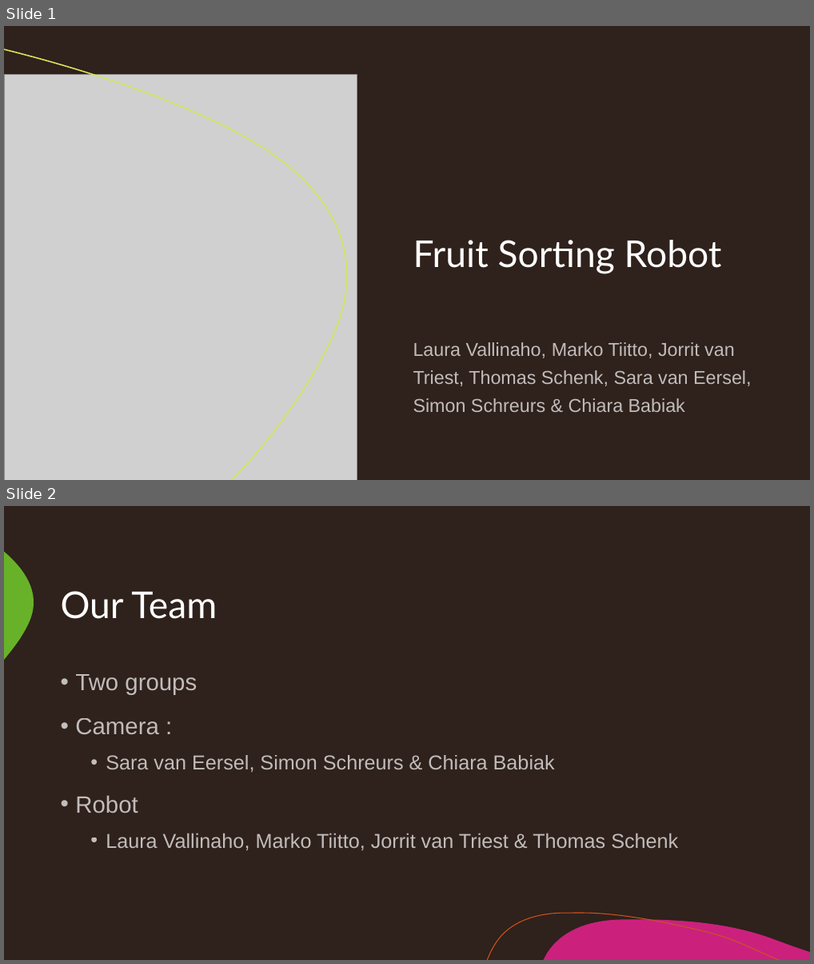
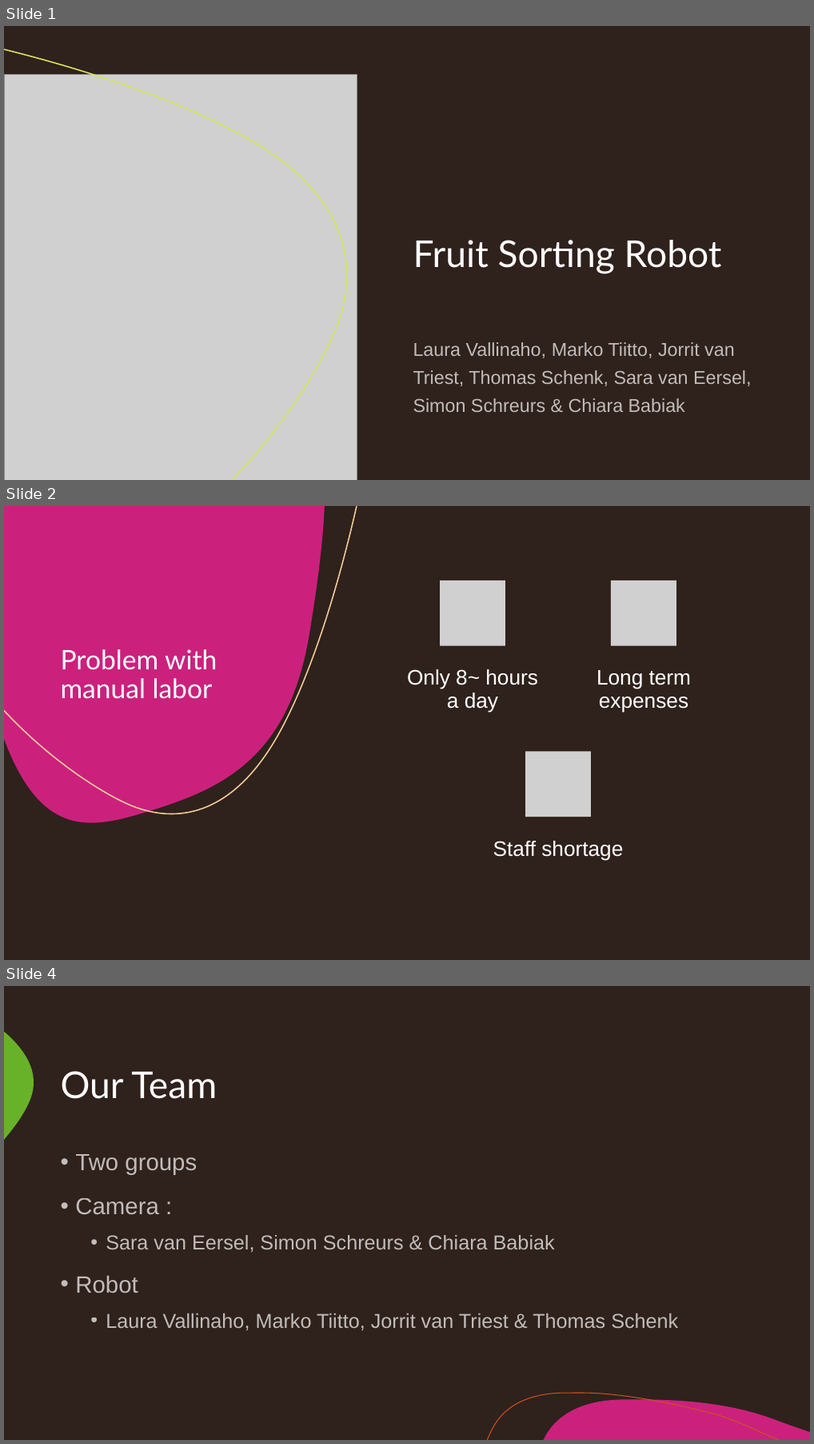
Before and after one commit to CursingThomas/ROBOT_GROUP2, a slide deck: Documentation/Presentations/Demo9May.pptx. Shown one above the other, each under a label of ours: slides 1 and 2 before the commit, slides 1, 2 and 4 after it; the slides between them are not shown. The pictures are 814x964 and 814x1444 pixels, drawn with LibreOffice and Linux fonts; fonts in the diff are those of the drawing; grey boxes stand for pictures. Boxes give left, top, right and bottom in pixels: in the first picture for what was removed or moved away, otherwise in the second. Text is boxed around its words. In the diff, an @@ line names an element or a change of style, - is before the commit and + after.

```diff
--- a/Documentation/Presentations/Demo9May.pptx
+++ b/Documentation/Presentations/Demo9May.pptx
@@ slide 2 added at (4,506,810,960), background #2F211B; not listed: 3 template elements that a slide beside it also shows @@
@@ rectangle added at (4,506,810,960), fill #2F211B @@
@@ freeform shape added at (4,506,324,823), fill #CB217D @@
@@ freeform shape added at (4,506,357,814), outline #F1CB9C 1.5 pt @@
@@ title added at (61,649,217,699), 32 pt, text #FFFFFF @@
+Problem with manual labor
@@ group added at (407,580,691,860): 3 pictures, 3 texts @@
+Only 8~ hours a day
+Long term expenses
+Staff shortage
@@ what was slide 2 is now slide 4 @@
```
Also in this commit, not shown: 1 slide changed, 2 other slides added.
